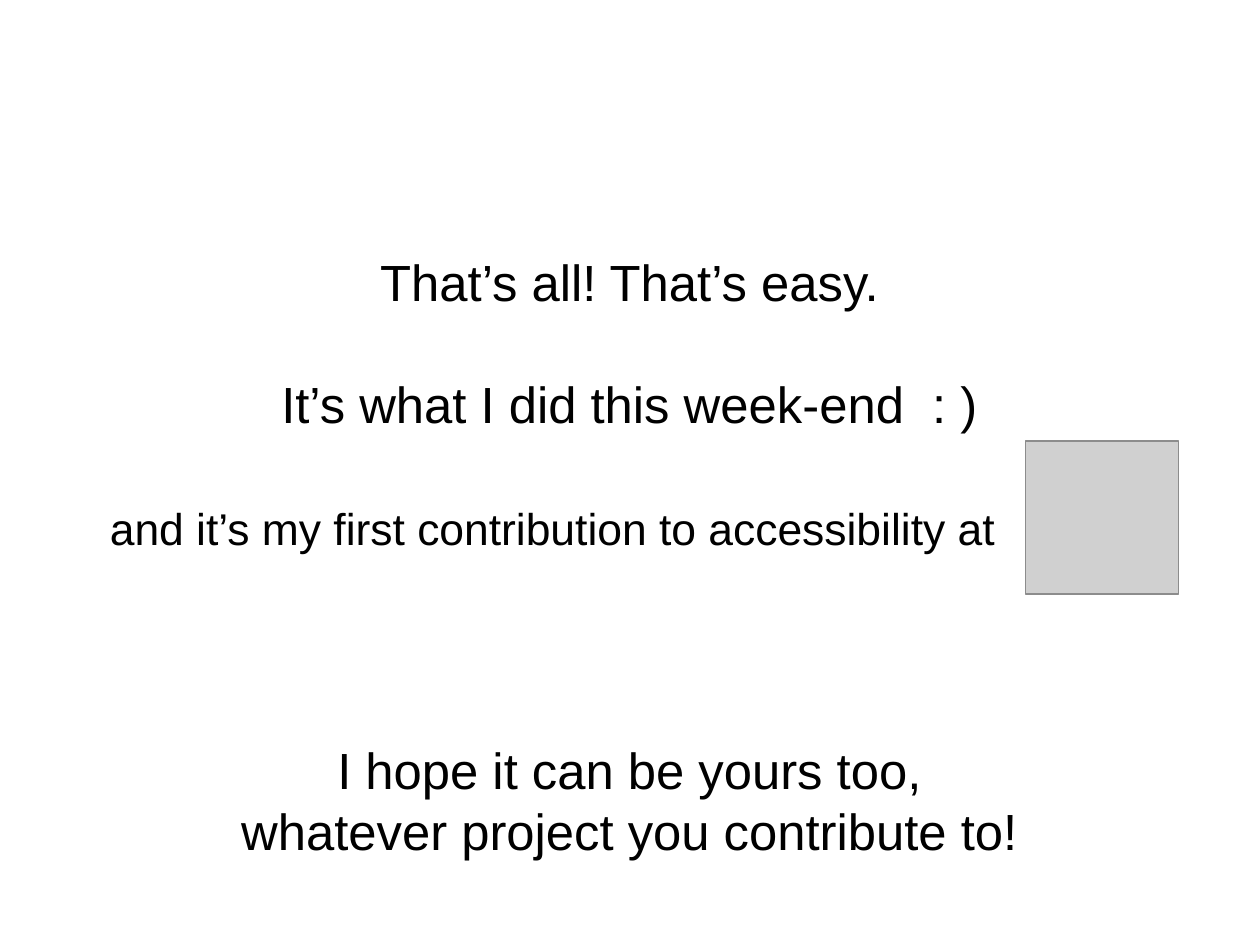
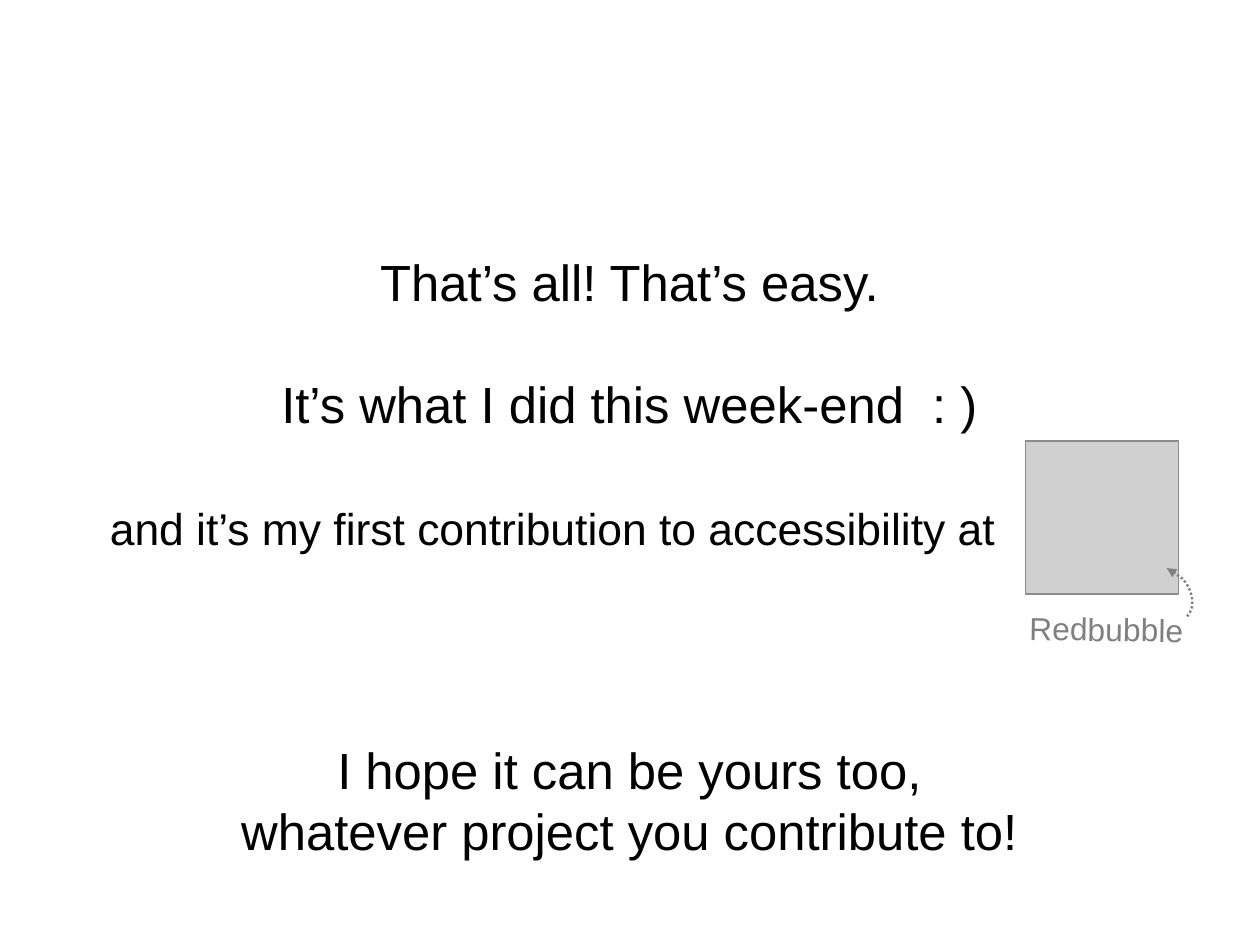
Before and after one commit to gonzalo-bulnes/getting-started-with-accessibility-using-react, a slide deck: slide 4 of src/preso.odp. Drawn at 1260x945 pixels with LibreOffice and Linux fonts; fonts in the diff are those of the drawing; grey boxes stand for pictures. Boxes give left, top, right and bottom in pixels: in the first picture for what was removed or moved away, otherwise in the second. Text is boxed around its words. In the diff, an @@ line names an element or a change of style, - is before the commit and + after.

```diff
--- a/src/preso.odp
+++ b/src/preso.odp
@@ freeform shape added at [1167, 568, 1193, 616], outline #808080 1.5 pt @@
@@ title added at [1029, 617, 1183, 643], 20 pt, text #808080 @@
+Redbubble
```
Also in this commit, not shown: 2 other slides changed.
